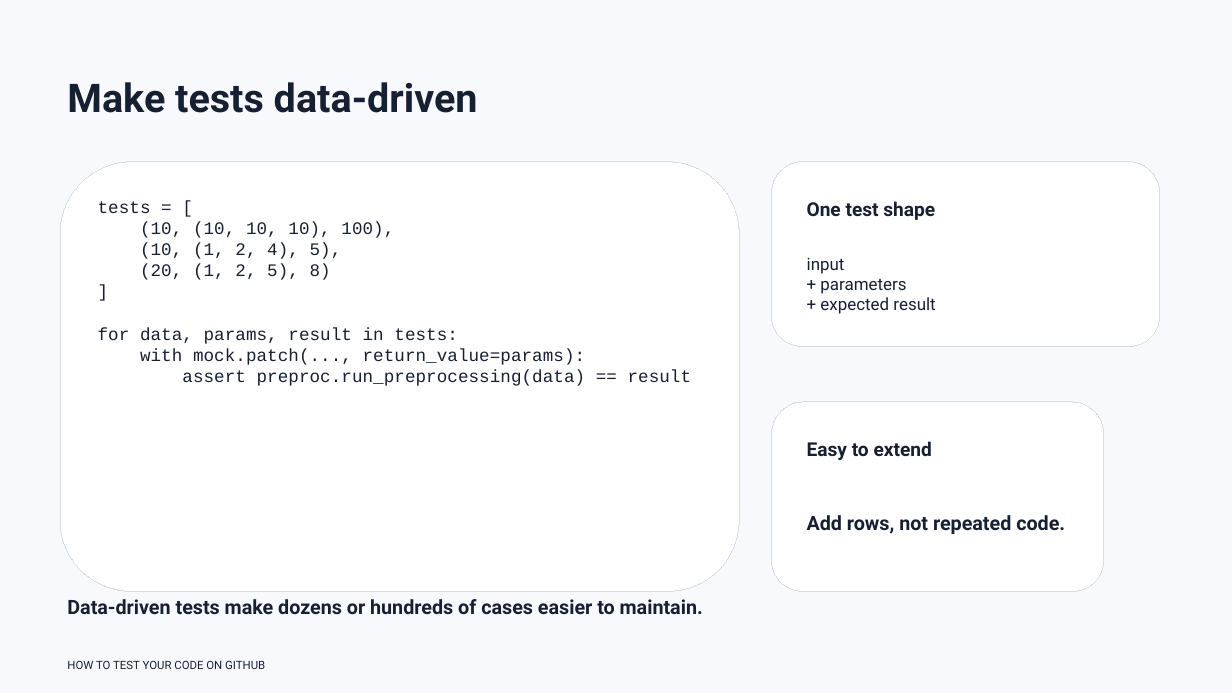
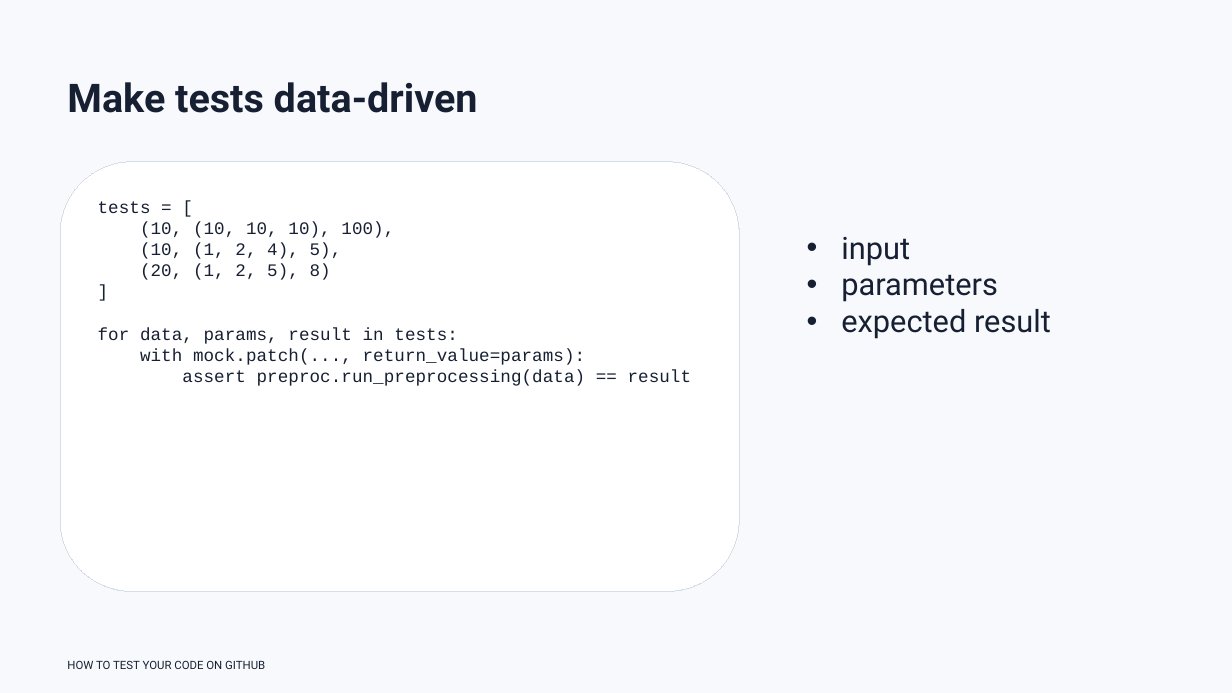
Before and after one commit to rbesenczi/my_ols, a slide deck: slide 22 of presentation/how_to_test_your_code.pptx. Drawn at 1232x693 pixels with LibreOffice and Linux fonts; fonts in the diff are those of the drawing. Boxes give left, top, right and bottom in pixels: in the first picture for what was removed or moved away, otherwise in the second. Text is boxed around its words. In the diff, an @@ line names an element or a change of style, - is before the commit and + after.

```diff
--- a/presentation/how_to_test_your_code.pptx
+++ b/presentation/how_to_test_your_code.pptx
@@ rounded rectangle removed at <box>772,162,1160,347</box> @@
@@ text removed at <box>807,201,935,220</box> @@
-One test shape
@@ text at <box>841,237,910,266</box>: size 13.2 to 24 pt in "input"; bullet none to • @@
@@ text at <box>841,274,1051,339</box>: text changed; size 13.2 to 24 pt @@
-+ parameters
-+ expected result
+• parameters
+• expected result
@@ rounded rectangle removed at <box>772,402,1104,592</box> @@
@@ text removed at <box>807,441,932,460</box> @@
-Easy to extend
@@ text removed at <box>807,515,1065,534</box> @@
-Add rows, not repeated code.
@@ text removed at <box>67,599,703,615</box> @@
-Data-driven tests make dozens or hundreds of cases easier to maintain.
```
Also in this commit, not shown: 24 other slides changed, 2 slides added.
